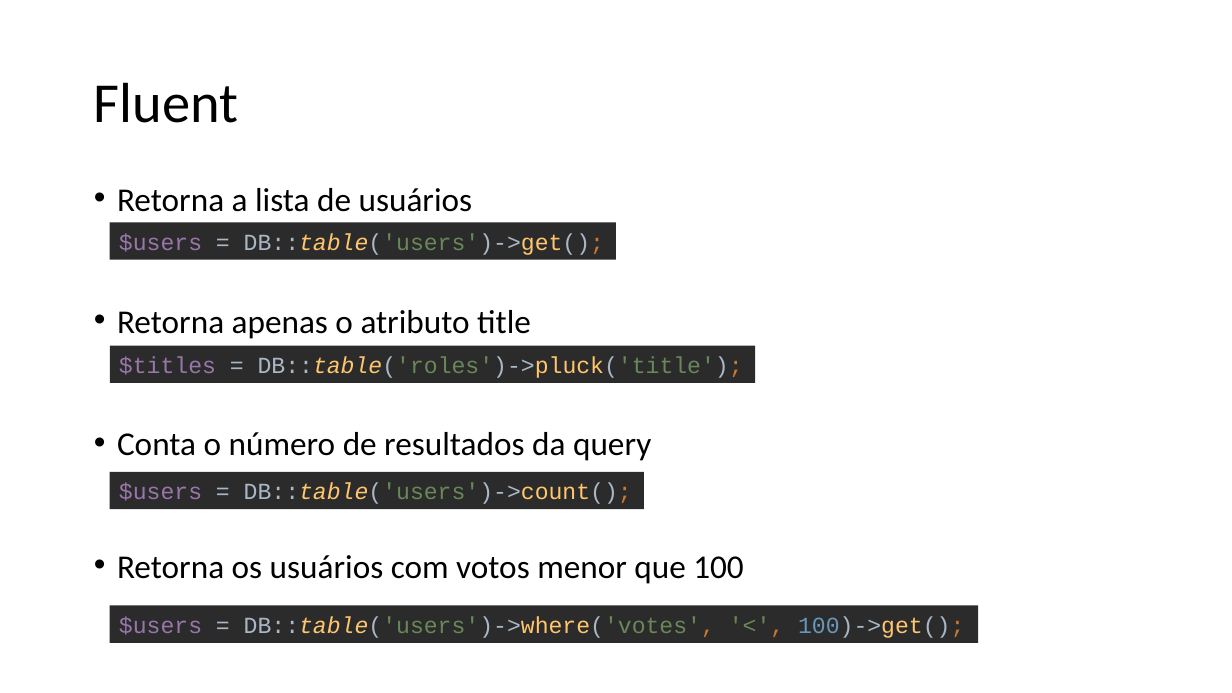
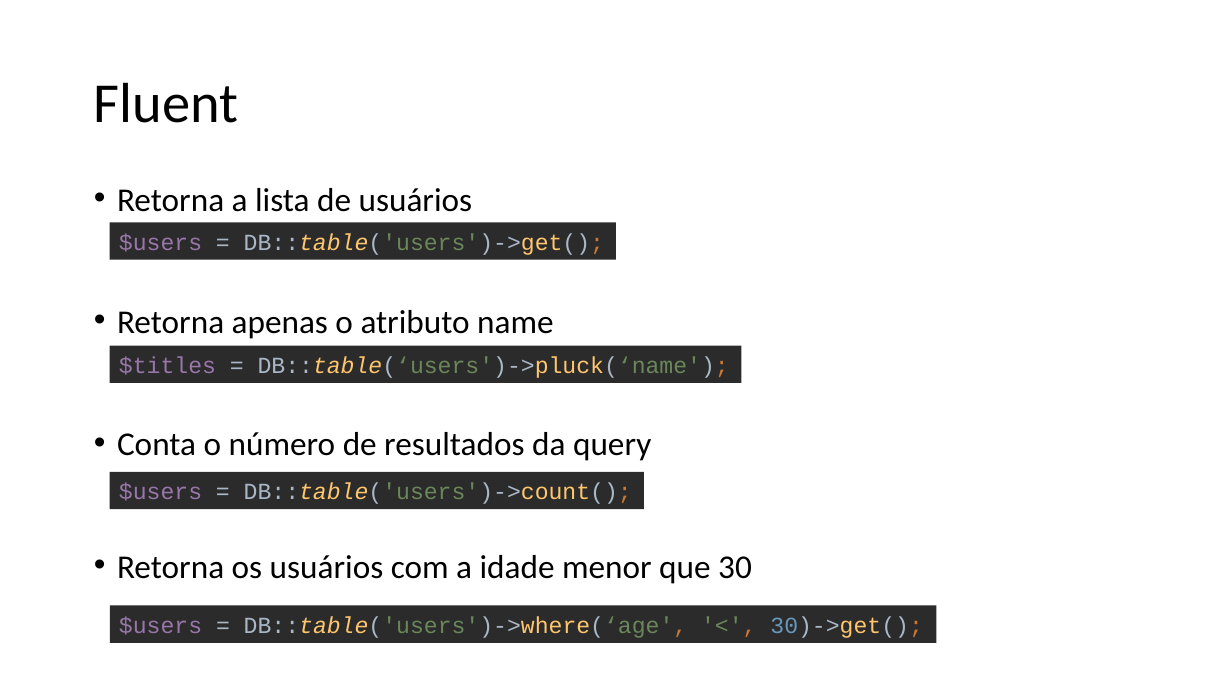
Before and after one commit to renanpupin/fct-blog, a slide deck: slide 48 of Introdução a APIs RESTful com PHP Laravel 5.pptx (slide 50 before the commit). Drawn at 1232x693 pixels with LibreOffice and Linux fonts; fonts in the diff are those of the drawing. Boxes give left, top, right and bottom in pixels: in the first picture for what was removed or moved away, otherwise in the second. Text is boxed around its words. In the diff, an @@ line names an element or a change of style, - is before the commit and + after.

```diff
--- a/Introdução a APIs RESTful com PHP Laravel 5.pptx
+++ b/Introdução a APIs RESTful com PHP Laravel 5.pptx
@@ text at [117,310,553,339]: text changed @@
-• Retorna apenas o atributo title
+• Retorna apenas o atributo name
@@ rectangle "$titles = DB::table(‘users')->pluck(‘name');": place and size @@
-rectangle "$titles = DB::table(‘users')->pluck(‘name');" at [110,346,756,383]
+rectangle "$titles = DB::table(‘users')->pluck(‘name');" at [110,346,742,383]
@@ text in rectangle at [119,356,729,378]: text changed @@
-$titles = DB::table('roles')->pluck('title');
+$titles = DB::table(‘users')->pluck(‘name');
@@ text at [117,555,752,584]: text changed @@
-• Retorna os usuários com votos menor que 100
+• Retorna os usuários com a idade menor que 30
@@ rectangle "$users = DB::table('users')->where(‘age', '<', 30)->get();": place and size @@
-rectangle "$users = DB::table('users')->where(‘age', '<', 30)->get();" at [110,605,979,642]
+rectangle "$users = DB::table('users')->where(‘age', '<', 30)->get();" at [110,605,937,642]
@@ text in rectangle at [119,616,922,638]: text changed; text colour #6A8759 to #A9B7C6 @@
-$users = DB::table('users')->where('votes', '<', 100)->get();
+$users = DB::table('users')->where(‘age', '<', 30)->get();
```
Also in this commit, not shown: 31 other slides changed, 2 slides removed.
